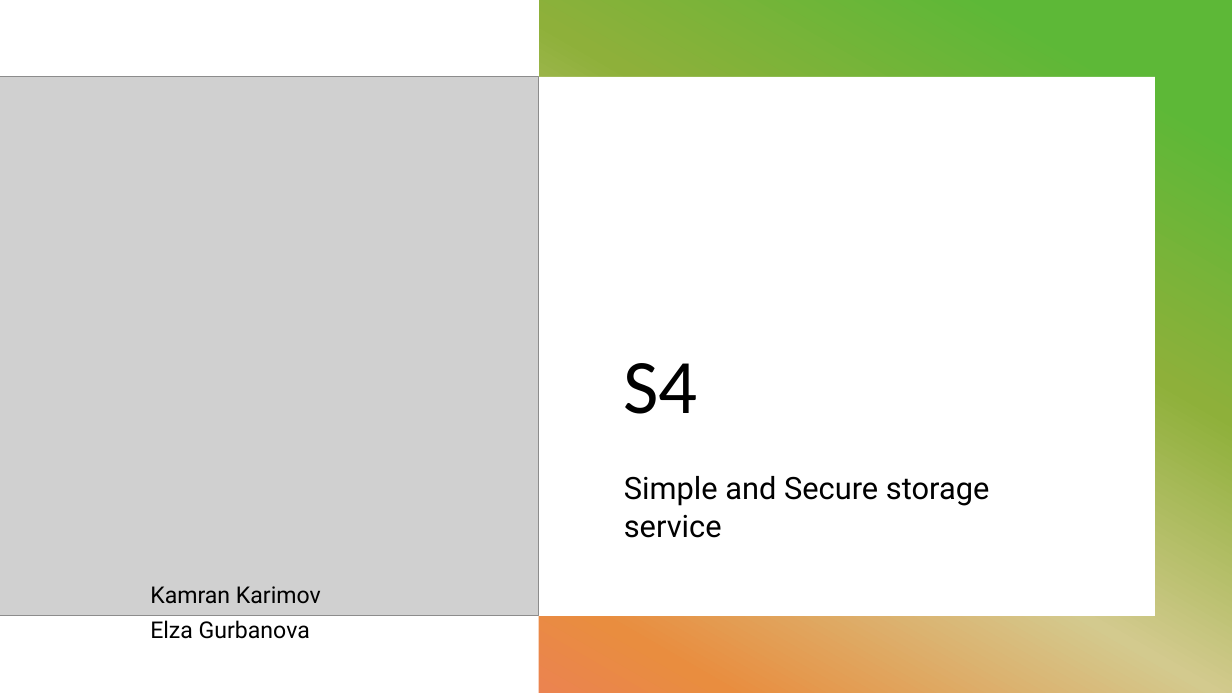
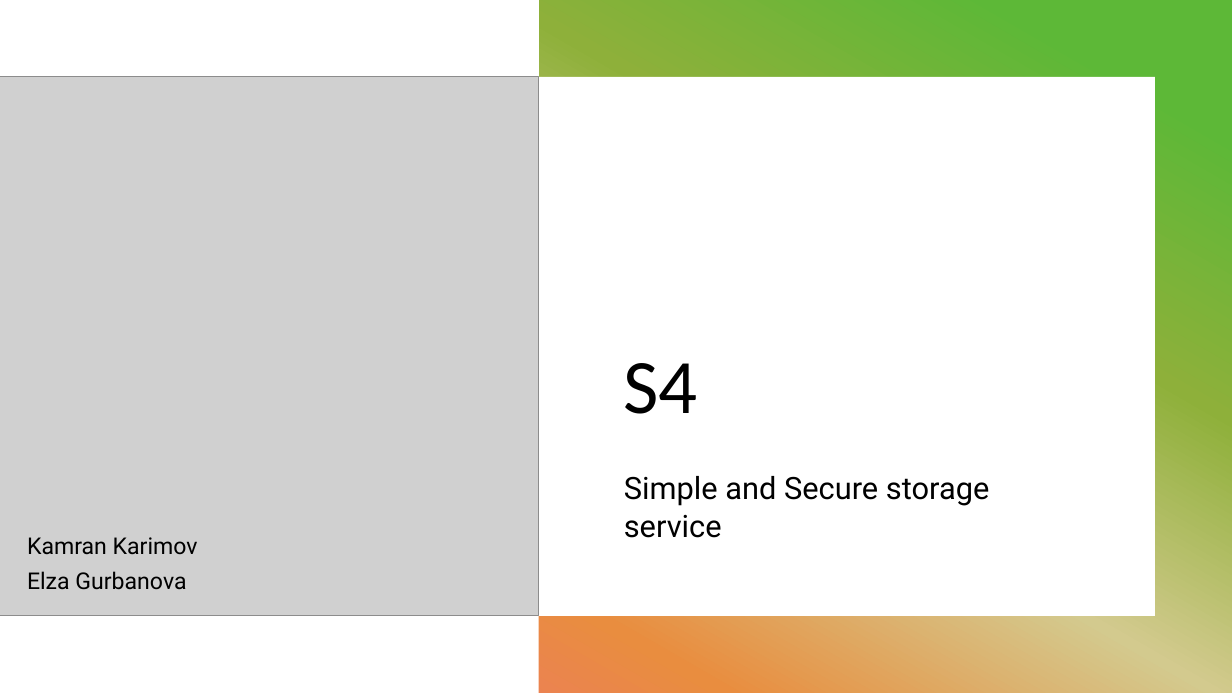
Before and after one commit to odorT/s4, a slide deck: slide 1 of S4 Documents/S4_presentation.pptx. Drawn at 1232x693 pixels with LibreOffice and Linux fonts; fonts in the diff are those of the drawing; grey boxes stand for pictures. Boxes give left, top, right and bottom in pixels: in the first picture for what was removed or moved away, otherwise in the second. Text is boxed around its words. In the diff, an @@ line names an element or a change of style, - is before the commit and + after.

```diff
--- a/S4 Documents/S4_presentation.pptx
+++ b/S4 Documents/S4_presentation.pptx
@@ text "Kamran Karimov": place and size @@
-text "Kamran Karimov" at [150,586,321,639]
+text "Kamran Karimov" at [27,537,198,590]
```
Also in this commit, not shown: 6 other files.
